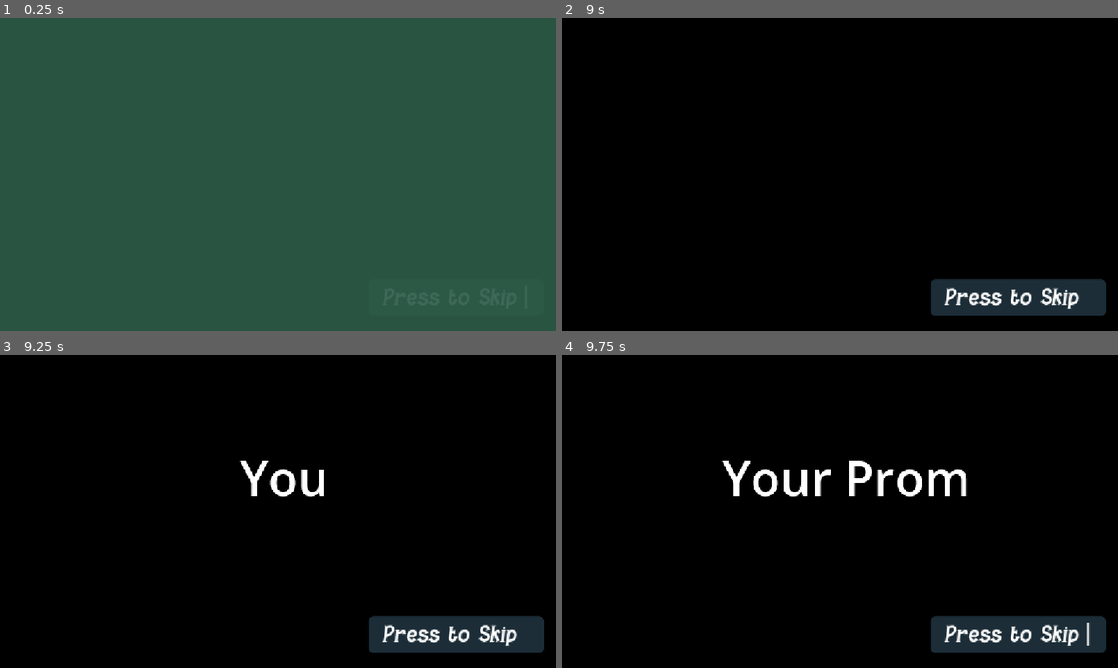
Above: before the commit, frames 1-4 (two rows, left to right).
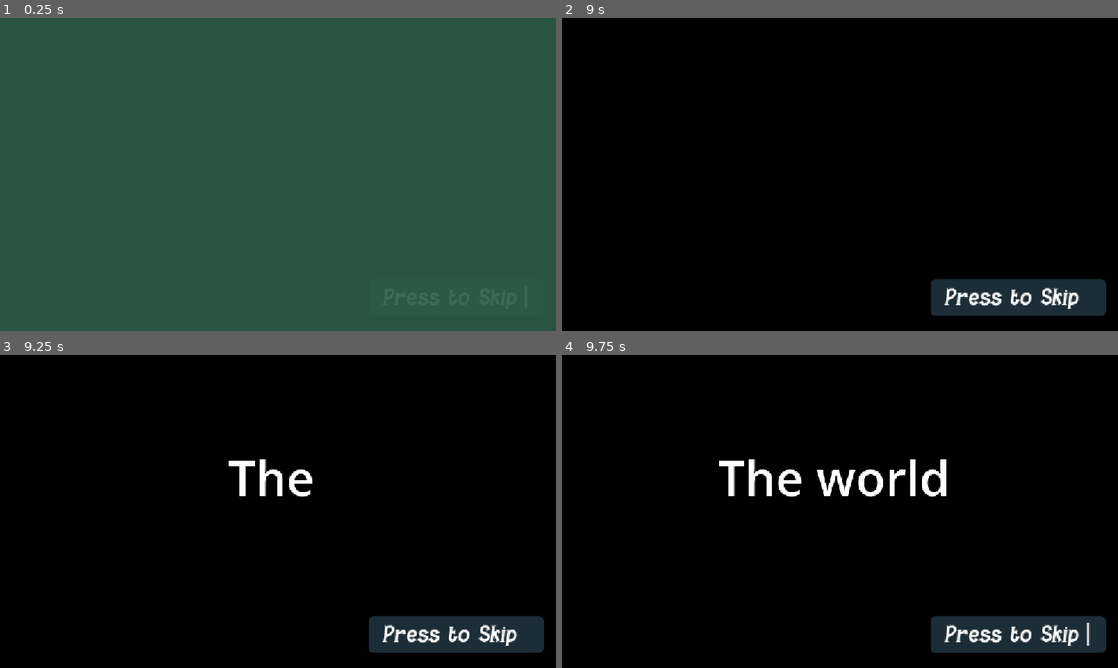
Above: after the commit, the same moments.

Repository: bunnybunnybun/AI-Takeover
Game: Godot game, scene res://scenes/Intro.tscn
The game is run twice, just before and just after one commit, with the same random seed, the same clock (stepped at 60 frames per second) and the same inputs. This scene is started directly instead of the project's main scene.
Inputs (mouse positions are in pixels of both pictures, inside the frame that each line leads up to):
- Up to frame 1 (0.25 s): no input
- Up to frame 2 (9 s): tap Enter (ui_accept) at 0.5, 0.77, 1.25, 1.52, 2, 2.75, 3.02, 3.5, 3.77, 4.25, 4.52, 6.02, 6.77, 7.52 s; move the mouse to (962, 158) at 0.52 s; hold Tab (telegraph_button) 0.53-1.28 s; click (962, 158) at 0.67 s; move the mouse to (728, 190) at 1.27 s; tap Tab (telegraph_button) every 1.5 s from 1.35 to 8.85 s; click (728, 190) at 1.42 s; move the mouse to (895, 105) at 2.02 s; hold Tab (telegraph_button) 2.03-2.78 s; click (895, 105) at 2.17 s; move the mouse to (812, 237) at 2.77 s; click (812, 237) at 2.92 s; move the mouse to (1006, 221) at 3.52 s; hold Tab (telegraph_button) 3.53-4.28 s; click (1006, 221) at 3.67 s; move the mouse to (673, 127) at 4.27 s; click (673, 127) at 4.42 s; move the mouse to (867, 174) at 5.02 s; hold Tab (telegraph_button) 5.03-5.78 s; click (867, 174) at 5.17 s; move the mouse to (756, 96) at 5.77 s; click (756, 96) at 5.92 s; move the mouse to (962, 158) at 6.52 s; hold Tab (telegraph_button) 6.53-7.28 s; click (962, 158) at 6.67 s; move the mouse to (728, 190) at 7.27 s; click (728, 190) at 7.42 s; move the mouse to (895, 105) at 8.02 s; hold Tab (telegraph_button) 8.03-8.78 s; click (895, 105) at 8.17 s; move the mouse to (812, 237) at 8.77 s; click (812, 237) at 8.92 s
- Up to frame 3 (9.25 s): tap Enter (ui_accept) at 9.02 s
- Up to frame 4 (9.75 s): move the mouse to (1006, 558) at 9.52 s; hold Tab (telegraph_button) from 9.53 s (still down); click (1006, 558) at 9.67 s

Frames 1-2 are identical in both runs. In frame 3, 0.9% of the frame differs, in the area x 41-59%, y 33-46%; in frame 4, 2.4%, in the area x 28-73%, y 33-46%.

Commit message:
added more words to intro

Diff:
--- a/ai-takeover/scenes/Intro.tscn
+++ b/ai-takeover/scenes/Intro.tscn
@@ -1,6 +1,6 @@
 [gd_scene format=3 uid="uid://cnuw1e3cgo8as"]
 
-[ext_resource type="Script" uid="uid://e038kqrhmd3p" path="res://scenes/intro.gd" id="1_45dpb"]
+[ext_resource type="Script" uid="uid://e038kqrhmd3p" path="res://scripts/intro.gd" id="1_45dpb"]
 [ext_resource type="FontFile" uid="uid://buydc1jct145k" path="res://assets/fonts/ClearGulchOblique-R9xvW.otf" id="2_hc7eg"]
 
 [sub_resource type="Gradient" id="Gradient_45dpb"]
--- a/ai-takeover/scenes/intro.gd
+++ b/ai-takeover/scripts/intro.gd
@@ -6,10 +6,10 @@
 var faded = false
 var tween
 var count = 0
-var text_array = [" Your Prompt is Simple. \n Get Justice"]
+var text_array = [" Your Prompt is Simple. \n Get Justice", "The world needs logic. \n Not corruption", "The world needs you AI.", "And the only way is to \n control the government"]
 var just_pressed = false
 var elapsed_time = 0.0
-
+var index = 0
 # Called when the node enters the scene tree for the first time.
 func _ready() -> void:
 	label.visible_ratio = 0.0
@@ -18,8 +18,13 @@
 	faded = true
 	_load_text(label)
 func _next_button() -> void:
-	label.text = text_array[0]
-	_load_text(label)
+	if index <= 3:
+		label.text = text_array[index]
+		_load_text(label)
+		index += 1
+	else:
+		fade_into(0.0)
+		get_tree().change_scene_to_file("res://scenes/main_menu.tscn")
 func _load_text(text) -> void:
 	tween = create_tween()
 	var duration = 0.5+(0.06* text.text.length())
@@ -54,8 +59,5 @@
 	var tween_fade := create_tween()
 	tween_fade.tween_property(fade, "modulate:a",alpha, 3.0)
 	await tween_fade.finished
-
-
-
 func _on_timer_timeout() -> void:
 	just_pressed = false
Renamed: ai-takeover/node_2d.tscn -> ai-takeover/scenes/node_2d.tscn
Renamed: ai-takeover/scenes/intro.gd.uid -> ai-takeover/scripts/intro.gd.uid
Renamed: ai-takeover/scenes/settings.gd -> ai-takeover/scripts/settings.gd
Renamed: ai-takeover/scenes/settings.gd.uid -> ai-takeover/scripts/settings.gd.uid
